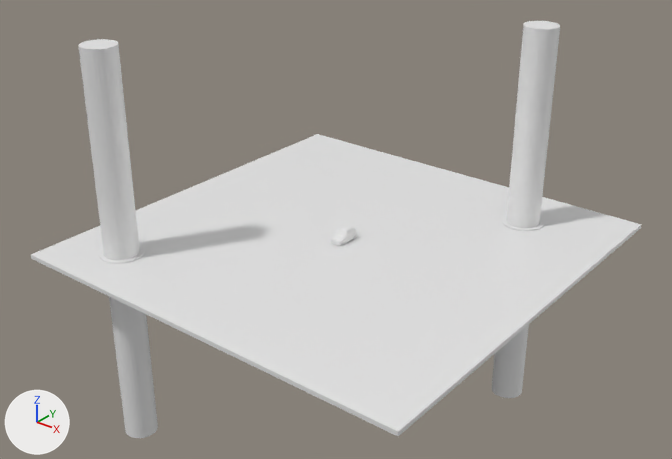
One commit to the Blender file blender/level.tutorial.blend: the scene before it, then after it.
Both versions are drawn from a 50 mm lens placed at (23.7, -30.3, 19.2), pointed at (-0.5, -0.1, 0.5). The axes (+X, +Y, +Z) are drawn at lower left. The lights are the same throughout.
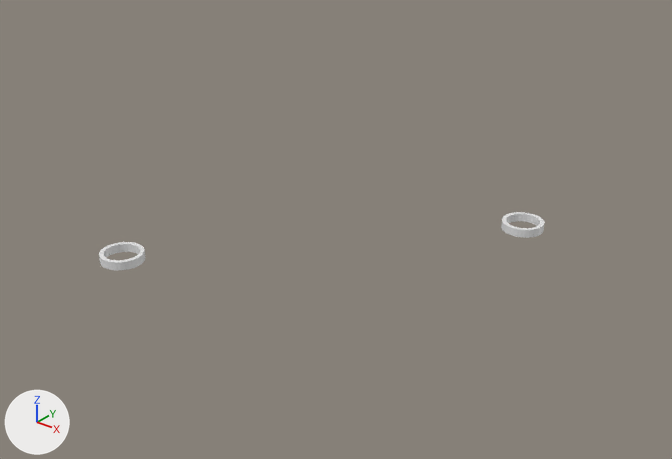
What changed in the scene script:
```text
Change ob_cube:
    add ob_cube.hide_set(True)
Change ob_car:
    add ob_car.hide_set(True)
Change ob_cylinder:
    add ob_cylinder.hide_set(True)
Change ob_cylinder_001:
    add ob_cylinder_001.hide_set(True)
```

What differs and where, as boxes [x1, y1, x2, y2] in the pictures (672 x 459 px):
'Cube', hidden: before [31, 134, 641, 436]
'Cylinder.001', hidden: before [78, 39, 158, 438]
'Cylinder', hidden: before [492, 21, 560, 398]
'car', hidden: before [331, 225, 357, 246]
